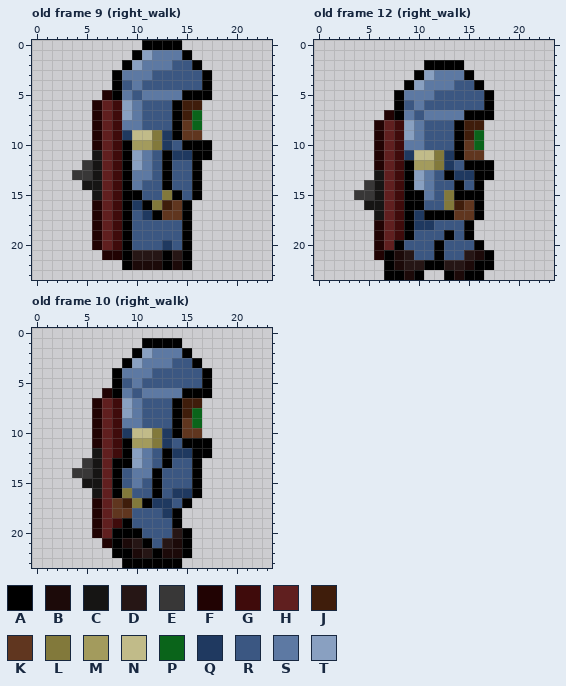
Pixel-art file: art/shield_guy/shield_guy.ase. Above, as it was before the edit.
24x24 pixels, 12 frames. Shown: old frame 9 (right_walk), old frame 12 (right_walk), old frame 10 (right_walk). The commit also changed other frames, which this record leaves out.
Palette (. is transparent): A #000000  B #1c0a09  C #161514  D #261615  E #383737  F #210303  G #3f0b0b  H #601f1f  J #3f1d0b  K #60361f  L #82793b  M #a39b5d  N #c1bb89  P #0a641a  Q #1f3960  R #3b5782  S #5d79a3  T #89a0c1
Pixels before, old frame 9 (right_walk), first column x 4:
 0 .......AAAA...
 1 ......ATSSSA..
 2 .....ATSSSRRA.
 3 ....ASSSRRRRRA
 4 ....ARSRRRRRRA
 5 ...FASRSSSSAAA
 6 ..FHGTSRRRAJJ.
 7 ..FHGTSRRRAJP.
 8 ..FHGSSRRRAKP.
 9 ..FHGQNNLQAKK.
10 ..FHGAMMLQRAAA
11 ..CHGATSRAQQAA
12 .ECHGATSRARRA.
13 EECHGASSRARRA.
14 .CCHGASRRARRA.
15 ..CHGAARRLARA.
16 ..FHGAQALJKA..
17 ..FHGARQAKKA..
18 ..FHGARRRRRA..
19 ..FHGARRRRRA..
20 ..FHGARRRQRA..
21 ...FFADDDADA..
22 .....ABBBABA..
Pixels before, old frame 12 (right_walk), first column x 4:
 2 .......AAAA...
 3 ......ATSSSA..
 4 .....ATSSSRRA.
 5 ....ASSSRRRRRA
 6 ....ARSRRRRRRA
 7 ...FASRSSSSAAA
 8 ..FHGTSRRRAJJ.
 9 ..FHGTSRRRAJP.
10 ..FHGSSRRRAKP.
11 ..FHGQNNLQAKK.
12 ..FHGAMMLQRAAA
13 ..CHGATSRAQQAA
14 .ECHGATSRRARA.
15 EECHGAASRLAAA.
16 .CCHGAARRLJKA.
17 ..CHGAQAAAKKA.
18 ..FHGAQQRRRA..
19 ..FHGARRRARA..
20 ..FHARRRARRRA.
21 ..FABDRRARRDBA
22 ...ABDDAADDBAA
23 ...AABA..ABAA.
Pixels before, old frame 10 (right_walk), first column x 4:
 1 .......AAAA...
 2 ......ATSSSA..
 3 .....ATSSSRRA.
 4 ....ASSSRRRRRA
 5 ....ARSRRRRRRA
 6 ...FASRSSSSAAA
 7 ..FHGTSRRRAJJ.
 8 ..FHGTSRRRAJP.
 9 ..FHGSSRRRAKP.
10 ..FHGQNNLQAKK.
11 ..FHGAMMLQRAAA
12 ..CHGATSRAQQAA
13 .ECHAATSRARRA.
14 EECHARSSARRRA.
15 .CCHARSRARRRA.
16 ..CHALRRARQQA.
17 ..FHKJLAQQRA..
18 ..FHKKRRRQA...
19 ..FHGARRRRA...
20 ..FHAAARRRDA..
21 ...FABDARDBA..
22 ....AABDABBA..
23 .....AAAAAA...
New version:
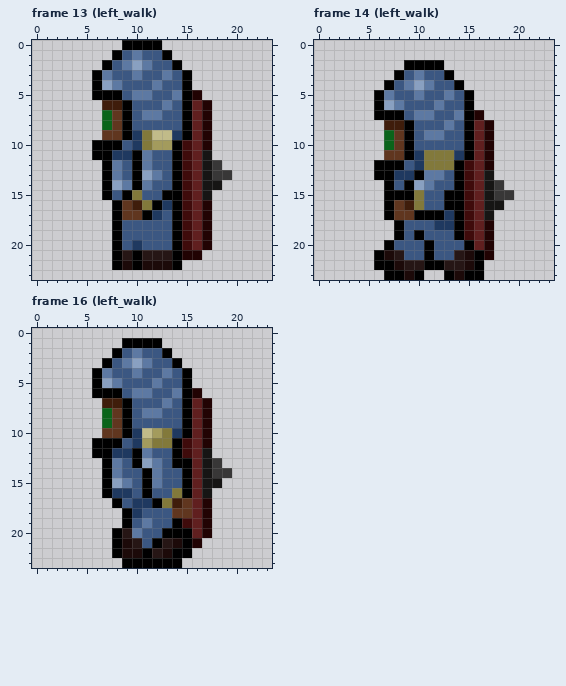
A new or re-ordered frame is compared with the old frame closest to it.
Commit message: left walking animation for shield class
Change:
frames 12 -> 16
Changed rows in their new state; - is an unchanged pixel.
Frame 13 (left_walk) is new; against old frame 9 (right_walk):
first column x 4:
 0 -----AA--..-----
 1 ----ARSRRA..----
 2 ---ARS--RRA..---
 3 --ASRR-R-S-A..--
 4 --ATS-R-S--A..--
 5 --AA-RS-RR--F.--
 6 --.JJAR--SRAHF--
 7 --.PKARSS-RAHF--
 8 --.PKAR---RAHF--
 9 --.KKAQLNNQAHF--
10 --AAARQLMMAGHF--
11 --AAQQA--RAGHC--
12 -..ASRA--RAGHCE-
13 ...ASRATSRAGHCEE
14 -..ATSAS-RAGHCC-
15 --.AR-L--A-GHC--
16 --..AKJLAQAGHF--
17 --..AKKAQRAGHF--
18 --..AR----AGHF--
19 --..AR----AGHF--
20 --..ARQ--RAGHF--
21 ---.ADA--DAFF---
22 ----ABA--BA.----
Frame 14 (left_walk) is new; against old frame 12 (right_walk):
first column x 4:
 2 -----AA--..-----
 3 ----ARSRRA..----
 4 ---ARS--RRA..---
 5 --ASRR-R-S-A..--
 6 --ATS-R-S--A..--
 7 --AA-RS-RR--F.--
 8 --.JJAR--SRAHF--
 9 --.PKARSS-RAHF--
10 --.PKAR---RAHF--
11 --.KKAQL-LQAHF--
12 --AAARQL-LAGHF--
13 --AAQQA-SRAGHC--
14 -..AR------GHCE-
15 ...AA-LR-A-GHCEE
16 -..AKJL--AAGHCC-
17 --.AKKA--QAGHC--
18 --..ARRRQQAGHF--
19 --..ARA--RAGHF--
20 --.AR--AR--AHF--
21 --ABDR-AR-DBAF--
22 --A----------.--
Frame 16 (left_walk) is new; against old frame 10 (right_walk):
first column x 4:
 1 -----AA--..-----
 2 ----ARSRRA..----
 3 ---ARS--RRA..---
 4 --ASRR-R-S-A..--
 5 --ATS-R-S--A..--
 6 --AA-RS-RR--F.--
 7 --.JJAR--SRAHF--
 8 --.PKARSS-RAHF--
 9 --.PKAR---RAHF--
10 --.KKAQ-MLQAHF--
11 --AAARQ--LAGHF--
12 --AAQQA--RAGHC--
13 -..ASRATSRAAHCE-
14 ...AS-RAS--AHCEE
15 -..ATSRAS--AHCC-
16 --.AQQ-AR-LAHC--
17 --..ARQQALJKHF--
18 --...AQ--RKKHF--
19 --...--S---GHF--
20 --..-DS--AA-HF--
21 ---.---RA---F---
22 -----B-AD-A-----
Changed places in both pictures, as pixel boxes (x1, y1, x2, y2):
changed: (72, 40, 232, 270)
changed: (354, 60, 514, 270)
changed: (72, 338, 232, 558)
